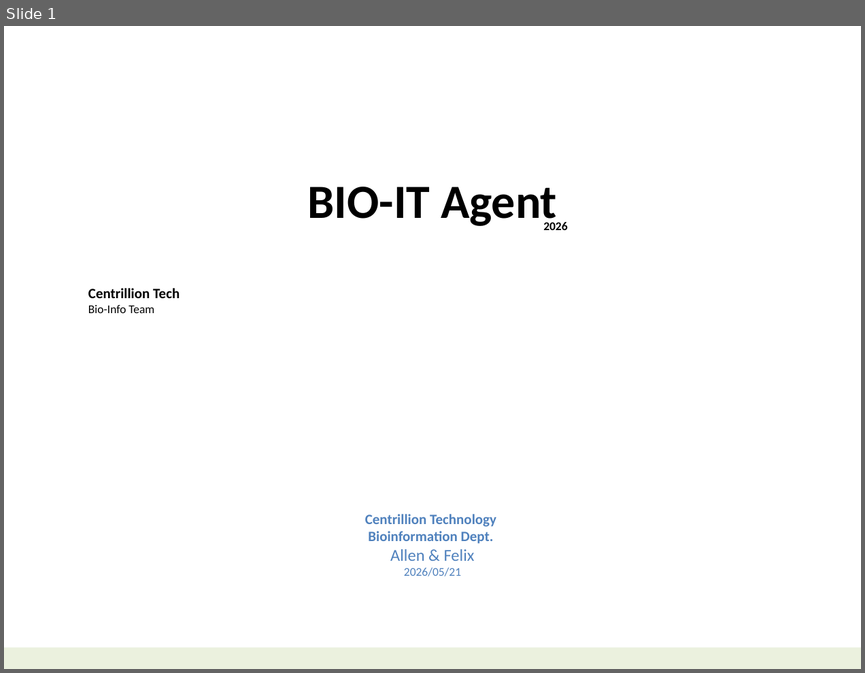
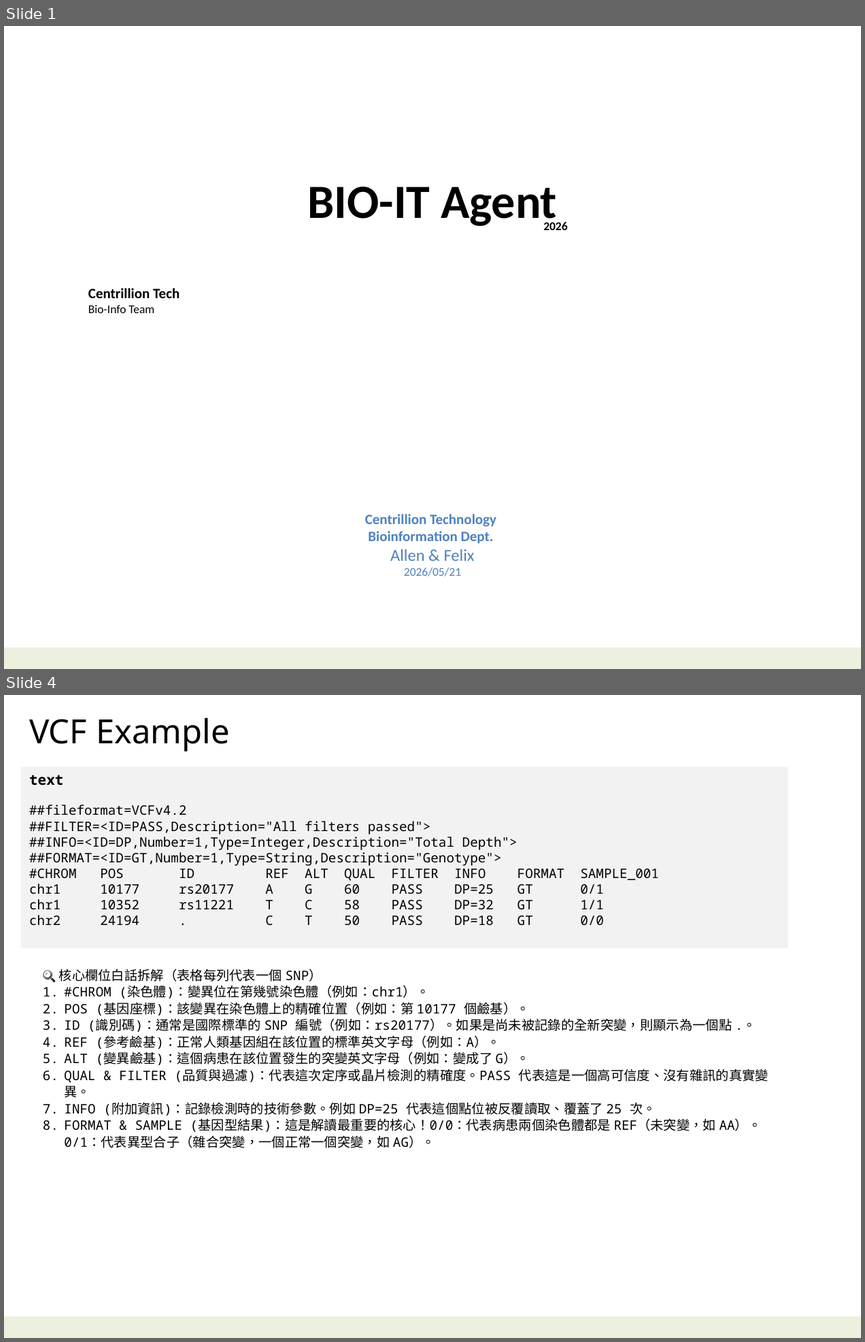
Before and after one commit to navibator/crazy-ai, a slide deck: bio-it-agent.pptx. Shown one above the other, each under a label of ours: slide 1 before the commit, slides 1 and 4 after it; the slides between them are not shown. The pictures are 865x673 and 865x1342 pixels, drawn with LibreOffice and Linux fonts; fonts in the diff are those of the drawing. Boxes give left, top, right and bottom in pixels: in the first picture for what was removed or moved away, otherwise in the second. Text is boxed around its words. In the diff, an @@ line names an element or a change of style, - is before the commit and + after.

```diff
--- a/bio-it-agent.pptx
+++ b/bio-it-agent.pptx
@@ slide 4 added at box(4, 695, 861, 1338), background #FFFFFF; not listed: 1 template element that a slide beside it also shows @@
@@ text added at box(29, 717, 230, 751), 28 pt, text #000000 @@
+VCF Example
@@ rectangle added at box(21, 767, 788, 949), fill #F2F2F2, 11 pt, text #000000 @@
+text
+##fileformat=VCFv4.2
+##FILTER=<ID=PASS,Description="All filters passed">
+##INFO=<ID=DP,Number=1,Type=Integer,Description="Total Depth">
+##FORMAT=<ID=GT,Number=1,Type=String,Description="Genotype">
+#CHROM POS ID REF ALT QUAL FILTER INFO FORMAT SAMPLE_001
+chr1 10177 rs20177 A G 60 PASS DP=25 GT 0/1
+chr1 10352 rs11221 T C 58 PASS DP=32 GT 1/1
+chr2 24194 . C T 50 PASS DP=18 GT 0/0
@@ text added at box(59, 968, 768, 1132), 11 pt, text #000000 @@
+🔍 核心欄位白話拆解（表格每列代表一個 SNP）
+1. #CHROM (染色體)：變異位在第幾號染色體（例如：chr1）。
+2. POS (基因座標)：該變異在染色體上的精確位置（例如：第 10177 個鹼基）。
+3. ID (識別碼)：通常是國際標準的 SNP 編號（例如：rs20177）。如果是尚未被記錄的全新突變，則顯示為一個點 .。
+4. REF (參考鹼基)：正常人類基因組在該位置的標準英文字母（例如：A）。
+5. ALT (變異鹼基)：這個病患在該位置發生的突變英文字母（例如：變成了 G）。
+6. QUAL & FILTER (品質與過濾)：代表這次定序或晶片檢測的精確度。PASS 代表這是一個高可信度、沒有雜訊的真實變異。
+7. INFO (附加資訊)：記錄檢測時的技術參數。例如 DP=25 代表這個點位被反覆讀取、覆蓋了 25 次。
+8. FORMAT & SAMPLE (基因型結果)：這是解讀最重要的核心！0/0：代表病患兩個染色體都是 REF（未突變，如 AA）。0/1：代表異型合子（雜合突變，一個正常一個突變，如 AG）。
```
Also in this commit, not shown: 5 other slides added, 6 slides removed, 4 other files.
